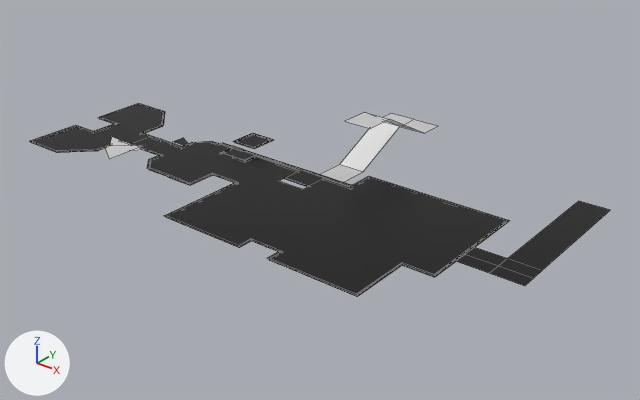
The FBX model Assets/Meshes/Environment/ModularKits/Encounter_001/Floors/Encounter_001_Floor_005.fbx as it was, and as the next commit left it.
The view is the same before and after, from a camera (50 mm lens) standing at (-28.2, -152.7, 39.7) and looking at (-92.5, -72.3, -10.2). Arrows for +X, +Y and +Z are at lower left; the lights stay in place. Mesh edges are drawn as thin lines. Where no turn or scale is listed for an object, it has been applied to the vertices.

In view in the first picture: 'Encounter_001_Floor_005'.
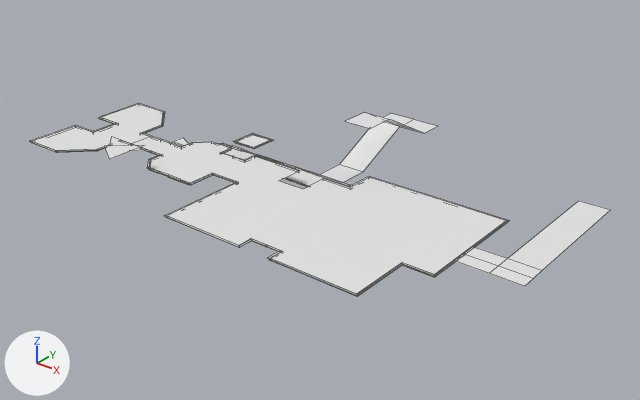
Changed parts and their boxes [x1, y1, x2, y2] in the pictures (640 x 400 px):
part 1 of me_encounter_001_floor_005, recoloured (black to white)
    both: [30, 104, 610, 297]

The edits, one by one:
me_encounter_001_floor_005 has 434 vertices, 329 faces and spans x -51.7..20.3, y -21.9..18.5, z -8.6..0.0.
me_encounter_001_floor_005 is used by ob_encounter_001_floor_005; location (-80.3, -70.1, -0.5).
me_encounter_001_floor_005 no longer uses material mat_material_032 (white #e7e7e7).
me_encounter_001_floor_005 part 1: all 321 faces that had it switch from mat_material_031 (black #313131) to no material.
